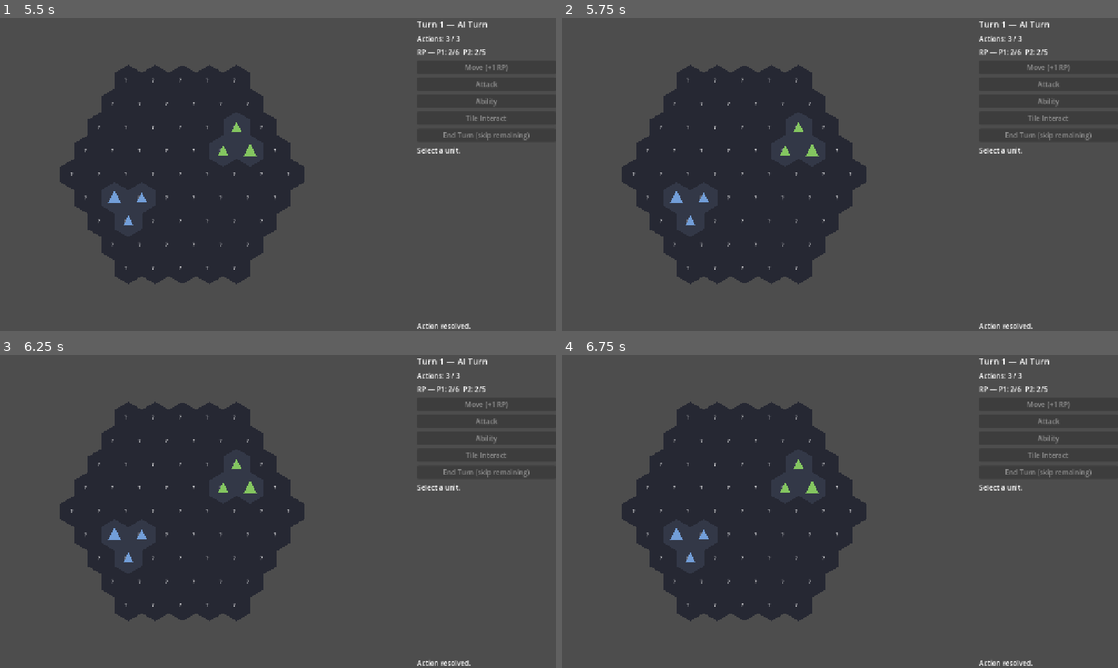
Above: before the commit, frames 1-4 (two rows, left to right).
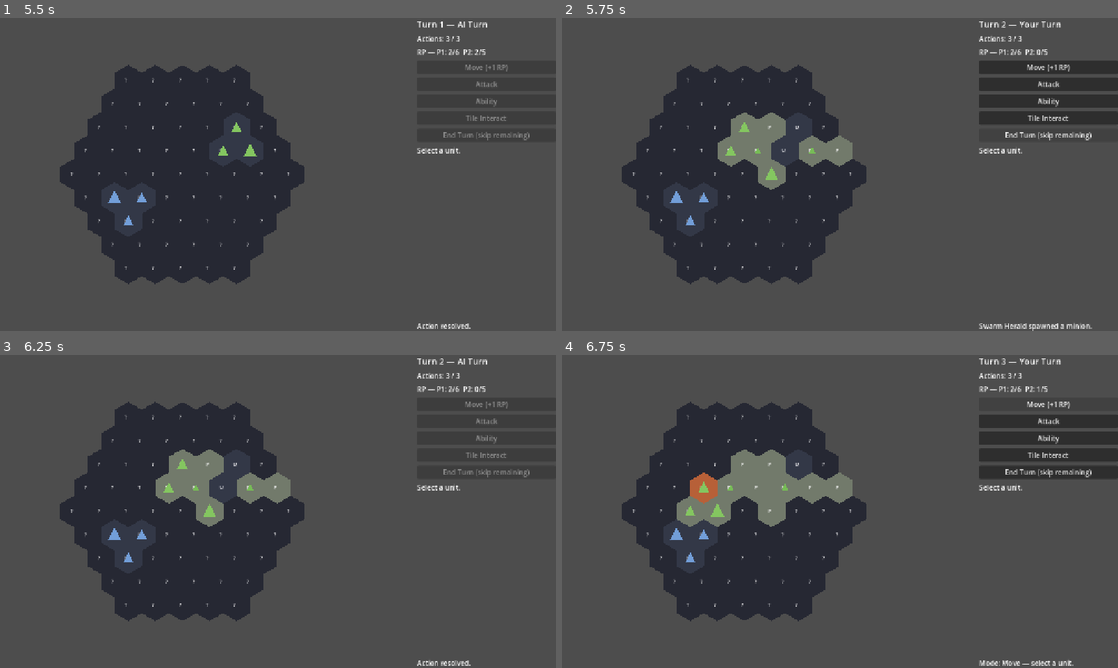
Above: after the commit, the same moments.

Repository: CorcoranQuinn/Hexpedition
Game: Godot game, scene res://scenes/main_menu.tscn
Same seed, same stepped clock (60 frames per second), same inputs: the game is played once before the commit and once after it.
Inputs (mouse positions are in pixels of both pictures, inside the frame that each line leads up to):
- Up to frame 1 (5.5 s): click "Solo vs AI" at 0.5 s; click "Confirm & Start" at 1.25 s; click "Move (+1 RP)" at 2 s; click "Attack" at 2.75 s; click "Ability" at 3.5 s; click "Tile Interact" at 4.25 s; click "End Turn (skip remaining)" at 5 s
- Up to frame 2 (5.75 s): no input
- Up to frame 3 (6.25 s): click (489, 470) at 5.75 s, where only the run after the commit has a clickable "End Turn (skip remaining)"
- Up to frame 4 (6.75 s): click (1051, 405) at 6.5 s, where only the run after the commit has a clickable "Move (+1 RP)"

Frame 1 is identical in both runs. In frame 2, 3.3% of the frame differs, in the area x 28-96%, y 1-100%; in frame 3, 2.6%; in frame 4, 4.7%, in the area x 20-96%, y 1-100%.

Commit message:
Fix solo AI turns and add unit hover and selection visuals.
Reuse TurnManager across match setup so turn signals stay connected, and show hover highlight plus selected outline on units.

Co-authored-by: Cursor <cursoragent@cursor.com>

Diff:
--- a/scripts/core/match_controller.gd
+++ b/scripts/core/match_controller.gd
@@ -41,7 +41,6 @@
 
 	_generate_board()
 	_spawn_teams()
-	turn_manager = TurnManager.new()
 	turn_manager.start_match(0)
 	state_changed.emit()
 
--- a/scripts/ui/game_board.gd
+++ b/scripts/ui/game_board.gd
@@ -21,6 +21,7 @@
 var _tile_nodes: Dictionary = {}
 var _unit_nodes: Dictionary = {}
 var _ai_running: bool = false
+var _hovered_unit_id: String = ""
 
 
 func _ready() -> void:
@@ -33,8 +34,6 @@
 	match_ctrl.state_changed.connect(_refresh_ui)
 	match_ctrl.action_log.connect(_append_log)
 	match_ctrl.match_over.connect(_on_match_over)
-	match_ctrl.turn_manager.player_changed.connect(func(_p): _selected_unit = null; _action_mode = "")
-	match_ctrl.turn_manager.turn_started.connect(_on_turn_started)
 	NetworkManager.action_applied.connect(_on_network_action)
 
 	if GameState.pending_rematch_same_teams:
@@ -45,8 +44,23 @@
 
 	var seed: int = GameState.match_seed if GameState.match_seed >= 0 else -1
 	match_ctrl.setup_match(seed)
+	_connect_turn_signals()
 	_build_board_visuals()
 	_refresh_ui()
+	set_process(true)
+
+
+func _connect_turn_signals() -> void:
+	if not match_ctrl.turn_manager.turn_started.is_connected(_on_turn_started):
+		match_ctrl.turn_manager.turn_started.connect(_on_turn_started)
+	if not match_ctrl.turn_manager.player_changed.is_connected(_on_player_changed):
+		match_ctrl.turn_manager.player_changed.connect(_on_player_changed)
+
+
+func _on_player_changed(_player_id: int) -> void:
+	_selected_unit = null
+	_action_mode = ""
+	_update_unit_visual_states()
 
 
 func _build_board_visuals() -> void:
@@ -87,23 +101,69 @@
 func _spawn_unit_visual(unit: UnitBase) -> void:
 	if _unit_nodes.has(unit.id):
 		return
-	var marker := Polygon2D.new()
-	var pts: PackedVector2Array = PackedVector2Array([
-		Vector2(0, -14), Vector2(12, 10), Vector2(-12, 10)
+
+	var container := Node2D.new()
+	container.set_meta("unit_id", unit.id)
+
+	var highlight := Polygon2D.new()
+	highlight.name = "Highlight"
+	highlight.polygon = _make_unit_points(17)
+	highlight.color = Color(1.0, 1.0, 1.0, 0.22)
+	highlight.visible = false
+	container.add_child(highlight)
+
+	var outline := Line2D.new()
+	outline.name = "Outline"
+	outline.points = _make_unit_line_points(15)
+	outline.default_color = Color(1.0, 0.92, 0.35, 0.95)
+	outline.width = 3.0
+	outline.closed = true
+	outline.visible = false
+	container.add_child(outline)
+
+	var body := Polygon2D.new()
+	body.name = "Body"
+	body.polygon = _make_unit_points(14)
+	var team: TeamDefinition = TeamRegistry.get_team(GameState.selected_team_ids[unit.owner_id])
+	body.color = team.team_color
+	if unit.is_minion:
+		body.scale = Vector2(0.65, 0.65)
+		highlight.scale = Vector2(0.65, 0.65)
+		outline.scale = Vector2(0.65, 0.65)
+	elif unit.is_leader:
+		body.scale = Vector2(1.3, 1.3)
+		highlight.scale = Vector2(1.3, 1.3)
+		outline.scale = Vector2(1.3, 1.3)
+	if unit.is_ai_controlled:
+		body.modulate = Color(0.9, 0.95, 0.9)
+	container.add_child(body)
+
+	container.position = HexCoords.axial_to_pixel(unit.hex_position, HEX_SIZE)
+	board_root.add_child(container)
+	_unit_nodes[unit.id] = container
+
+
+func _make_unit_points(size: float) -> PackedVector2Array:
+	return PackedVector2Array([
+		Vector2(0, -size), Vector2(size * 0.86, size * 0.72), Vector2(-size * 0.86, size * 0.72)
 	])
-	marker.polygon = pts
-	var team: TeamDefinition = TeamRegistry.get_team(GameState.selected_team_ids[unit.owner_id])
-	marker.color = team.team_color
-	if unit.is_minion:
-		marker.scale = Vector2(0.65, 0.65)
-		marker.modulate = Color(0.85, 0.85, 0.85)
-	elif unit.is_leader:
-		marker.scale = Vector2(1.3, 1.3)
-	if unit.is_ai_controlled:
-		marker.modulate = marker.modulate * Color(0.9, 0.95, 0.9)
-	marker.position = HexCoords.axial_to_pixel(unit.hex_position, HEX_SIZE)
-	board_root.add_child(marker)
-	_unit_nodes[unit.id] = marker
+
+
+func _make_unit_line_points(size: float) -> PackedVector2Array:
+	return PackedVector2Array([
+		Vector2(0, -size), Vector2(size * 0.86, size * 0.72), Vector2(-size * 0.86, size * 0.72), Vector2(0, -size)
+	])
+
+
+func _update_unit_visual_states() -> void:
+	for unit_id in _unit_nodes:
+		var container: Node2D = _unit_nodes[unit_id]
+		var highlight: Polygon2D = container.get_node("Highlight") as Polygon2D
+		var outline: Line2D = container.get_node("Outline") as Line2D
+		if highlight:
+			highlight.visible = unit_id == _hovered_unit_id
+		if outline:
+			outline.visible = _selected_unit != null and _selected_unit.id == unit_id
 
 
 func _refresh_ui() -> void:
@@ -122,6 +182,7 @@
 	]
 	_update_board_colors()
 	_update_unit_positions()
+	_update_unit_visual_states()
 	_update_action_buttons()
 
 
@@ -189,6 +250,10 @@
 	if GameState.is_solo() and match_ctrl.turn_manager.current_player == GameState.get_ai_player_id():
 		MatchAI.run_turn(match_ctrl, GameState.get_ai_player_id())
 		_refresh_ui()
+		# Force end if the AI couldn't spend all remaining actions.
+		if GameState.is_solo() and match_ctrl.turn_manager.current_player == GameState.get_ai_player_id():
+			match_ctrl.end_turn_with_minions(GameState.get_ai_player_id())
+			_refresh_ui()
 	_ai_running = false
 	_update_action_buttons()
 
@@ -202,7 +267,22 @@
 	_action_mode = mode
 	_move_targets.clear()
 	_selected_unit = null
+	_update_unit_visual_states()
 	log_label.text = "Mode: %s — select a unit." % mode.capitalize()
+
+
+func _process(_delta: float) -> void:
+	if _ai_running:
+		return
+	var hex: Vector2i = _pixel_to_hex(get_local_mouse_position())
+	var hovered_id: String = ""
+	if match_ctrl.grid.has_tile(hex):
+		var unit: UnitBase = match_ctrl.get_unit_at(hex)
+		if unit != null and unit.is_alive:
+			hovered_id = unit.id
+	if hovered_id != _hovered_unit_id:
+		_hovered_unit_id = hovered_id
+		_update_unit_visual_states()
 
 
 func _input(event: InputEvent) -> void:
@@ -268,18 +348,23 @@
 			if clicked_unit and clicked_unit.owner_id == pid and clicked_unit.is_player_controllable():
 				_selected_unit = clicked_unit
 				unit_info.text = _format_unit(clicked_unit)
+				_update_unit_visual_states()
 		"move":
 			if _selected_unit == null and clicked_unit and clicked_unit.owner_id == pid and clicked_unit.is_player_controllable():
 				_selected_unit = clicked_unit
 				unit_info.text = _format_unit(clicked_unit)
+				_update_unit_visual_states()
 			elif _selected_unit != null:
 				_move_targets[_selected_unit.id] = hex
 				_submit_action("move", {"moves": _move_targets.duplicate()})
 				_move_targets.clear()
 				_action_mode = ""
+				_selected_unit = null
+				_update_unit_visual_states()
 		"attack":
 			if _selected_unit == null and clicked_unit and clicked_unit.owner_id == pid and clicked_unit.is_player_controllable():
 				_selected_unit = clicked_unit
+				_update_unit_visual_states()
 			elif _selected_unit != null and clicked_unit and clicked_unit.owner_id != pid:
 				_submit_action("attack", {
 					"attacker_id": _selected_unit.id,
@@ -287,15 +372,18 @@
 				})
 				_selected_unit = null
 				_action_mode = ""
+				_update_unit_visual_states()
 		"ability":
 			if _selected_unit == null and clicked_unit and clicked_unit.owner_id == pid and clicked_unit.is_player_controllable():
 				_selected_unit = clicked_unit
 				if _is_summoner(_selected_unit):
 					log_label.text = "Select an adjacent empty hex to summon."
+					_update_unit_visual_states()
 				else:
 					_submit_action("ability", {"unit_id": _selected_unit.id})
 					_selected_unit = null
 					_action_mode = ""
+					_update_unit_visual_states()
 			elif _selected_unit != null and _is_summoner(_selected_unit):
 				if HexCoords.distance(_selected_unit.hex_position, hex) == 1:
 					_submit_action("ability", {
@@ -304,13 +392,16 @@
 					})
 				_selected_unit = null
 				_action_mode = ""
+				_update_unit_visual_states()
 		"tile":
 			if _selected_unit == null and clicked_unit and clicked_unit.owner_id == pid and clicked_unit.is_player_controllable():
 				_selected_unit = clicked_unit
+				_update_unit_visual_states()
 			elif _selected_unit != null:
 				_submit_action("tile", {"unit_id": _selected_unit.id})
 				_selected_unit = null
 				_action_mode = ""
+				_update_unit_visual_states()
 
 
 func _on_end_turn() -> void:
